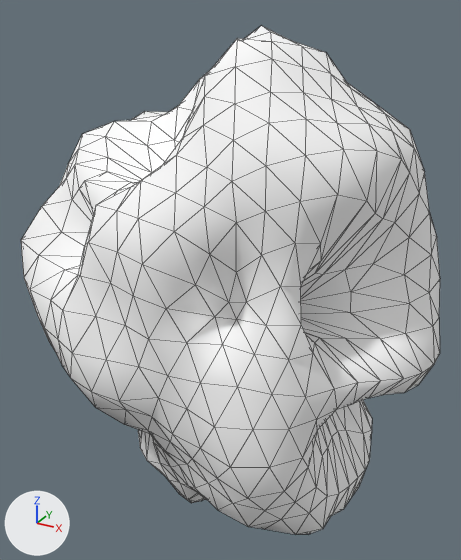
The glTF model assets/asteroids/asteroid_med_27.glb: old version first, new version second.
Rendered twice from a camera (50 mm lens) standing at (1.18, -2.24, 1.28) and looking at (-0.07, 0.04, 0.14). The axes (+X, +Y, +Z) are drawn at lower left. The lights are the same throughout. The older version comes first. Mesh edges are drawn as thin lines. Vertices at exactly the same position are counted once.

In view in the first picture: 'asteroid_med_27'.
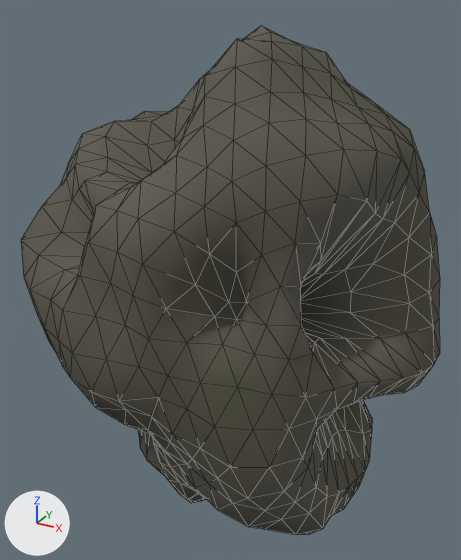
Location of each change, [x1, y1, x2, y2] in pixels of the pictures (461 x 560 px):
'asteroid_med_27', recoloured (darker): [21, 26, 440, 534] in both

Diff of the bpy script that builds the scene:
```diff
--- a/assets/asteroids/asteroid_med_27.glb.py
+++ b/assets/asteroids/asteroid_med_27.glb.py
@@ mat_rock_asteroid_med_27 @@
 n0 = _N.new('ShaderNodeBsdfPrincipled'); n0.name = 'Principled BSDF'
-n0.inputs[0].default_value = (1.0, 1.0, 1.0, 1.0)  # 'Base Color', white #ffffff
-n0.inputs[1].default_value = 0.0345  # 'Metallic'
-n0.inputs[2].default_value = 0.902  # 'Roughness'
+n0.inputs[1].default_value = 0.00931  # 'Metallic'
+n0.inputs[2].default_value = 0.885  # 'Roughness'
 n1 = _N.new('ShaderNodeOutputMaterial'); n1.name = 'Material Output'
+n2 = _N.new('ShaderNodeVertexColor'); n2.name = 'Color Attribute'
 _L.new(n0.outputs[0], n1.inputs[0])  # 'BSDF' to 'Surface'
+_L.new(n2.outputs[0], n0.inputs[0])  # 'Color' to 'Base Color'
@@ me_icosphere @@
 me_icosphere.from_pydata(...)  # 642 vertices, 1280 faces; spans x -0.98..0.85, y -0.62..0.61, z -1.08..1.19
 # used by ob_asteroid_med_27; location = (0.0, 0.0, 0.0)
+# me_icosphere part 1: vertex colours changed
 me_icosphere.materials.append(mat_rock_asteroid_med_27)
```
